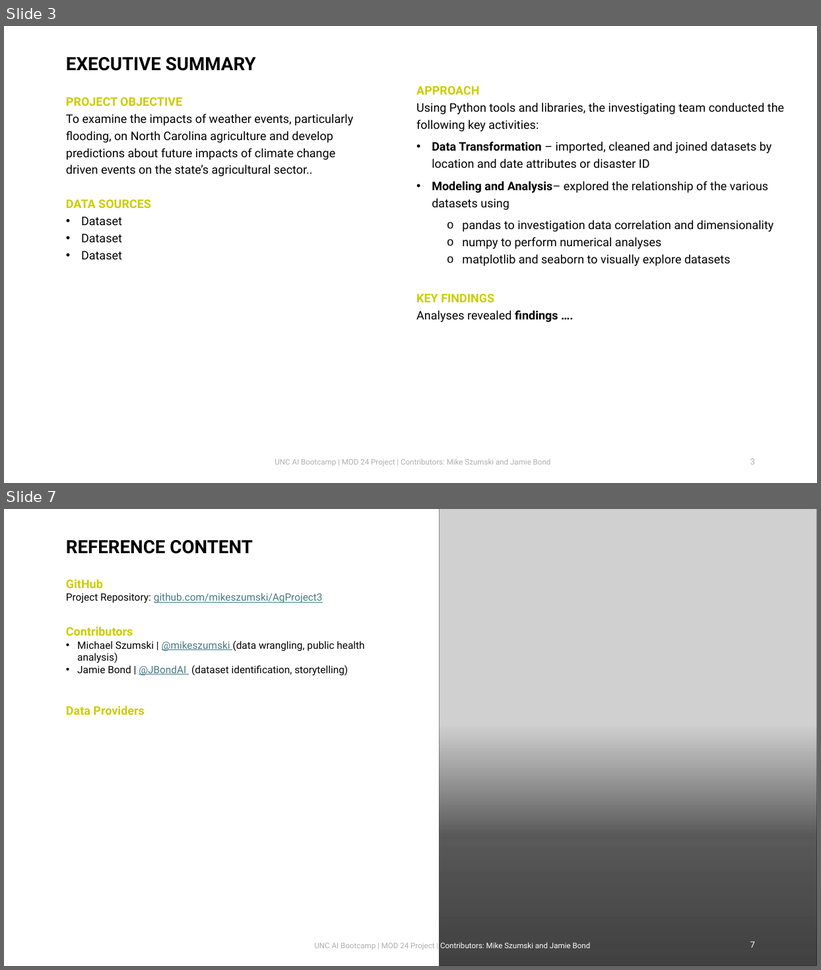
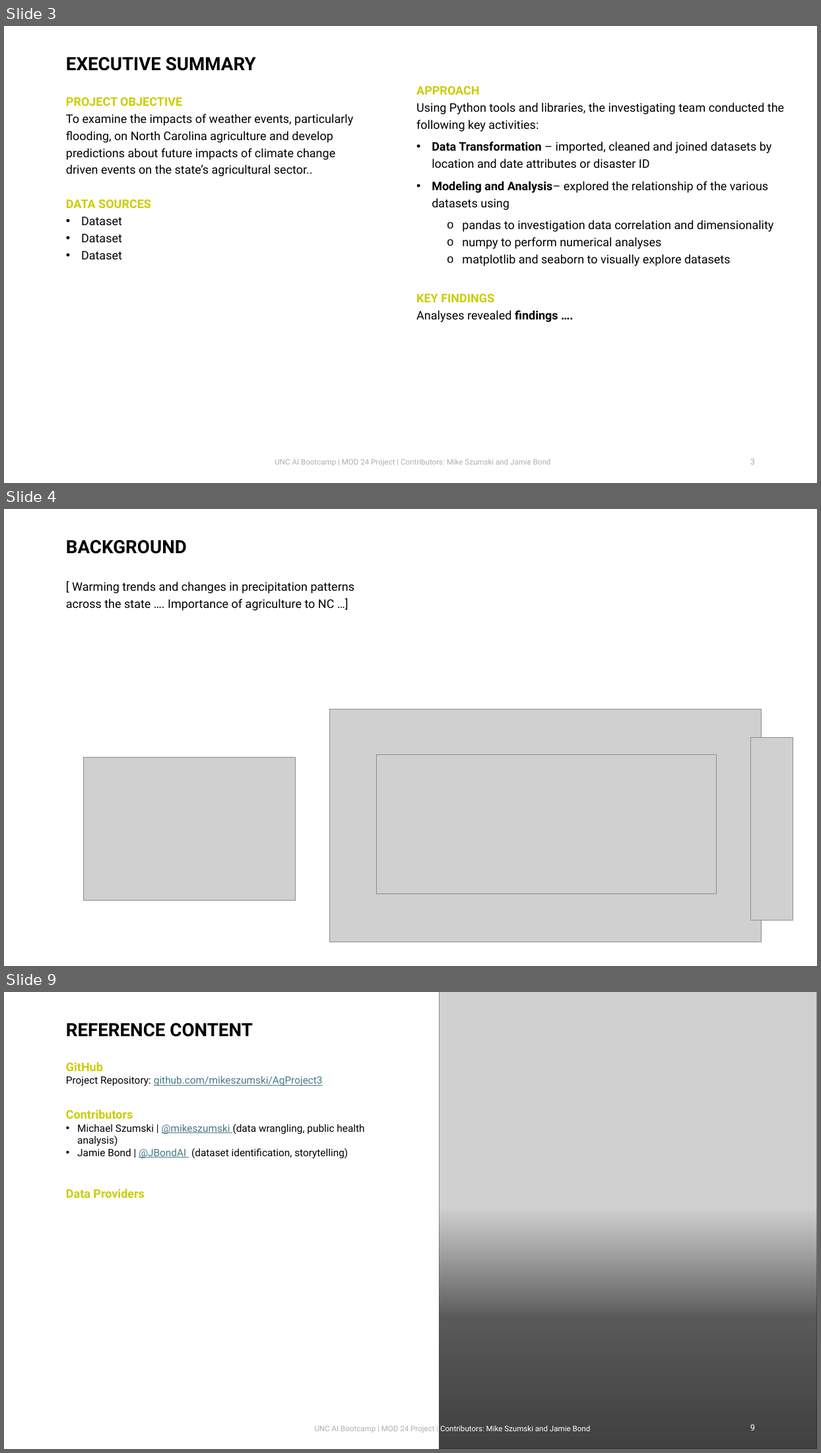
Before and after one commit to mikeszumski/AgProject3, a slide deck: UNC_AI_Bootcamp_Project_3.pptx. Shown one above the other, each under a label of ours: slides 3 and 7 before the commit, slides 3, 4 and 9 after it; the slides between them are not shown. The pictures are 821x970 and 821x1453 pixels, drawn with LibreOffice and Linux fonts; fonts in the diff are those of the drawing; grey boxes stand for pictures; background and template pictures are left out. Boxes give left, top, right and bottom in pixels: in the first picture for what was removed or moved away, otherwise in the second. Text is boxed around its words. In the diff, an @@ line names an element or a change of style, - is before the commit and + after.

```diff
--- a/UNC_AI_Bootcamp_Project_3.pptx
+++ b/UNC_AI_Bootcamp_Project_3.pptx
@@ slide 4 added at bbox=[4, 509, 817, 966], background #FFFFFF @@
@@ title added at bbox=[66, 540, 187, 554], 21.6 pt, text #000000, bold @@
+BACKGROUND
@@ text added at bbox=[66, 582, 355, 611], 14 pt, text #000000 @@
+[ Warming trends and changes in precipitation patterns across the state …. Importance of agriculture to NC …]
@@ picture added at bbox=[330, 709, 762, 942] @@
@@ picture added at bbox=[750, 738, 793, 921] @@
@@ picture added at bbox=[83, 757, 296, 900] @@
@@ picture added at bbox=[377, 755, 717, 894] @@
@@ what was slide 7 is now slide 9 @@
@@ page number at bbox=[750, 1425, 755, 1431]: text changed @@
-7
+9
```
Also in this commit, not shown: 5 slides changed, 2 other slides added, 1 slide removed, 1 other file.
